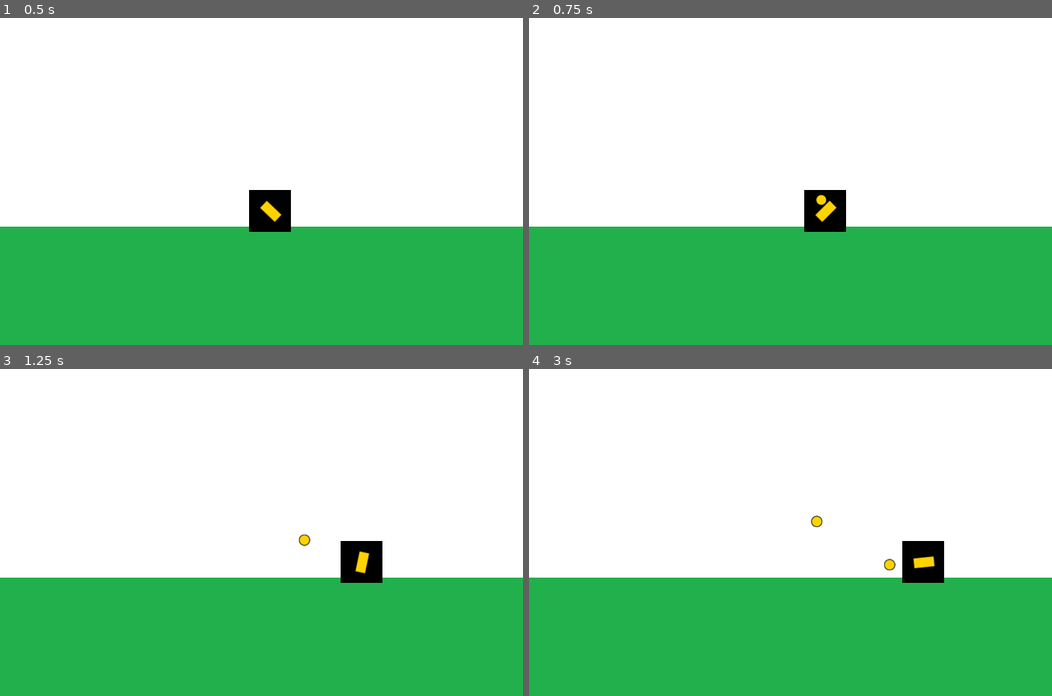
Above: before the commit, frames 1-4 (two rows, left to right).
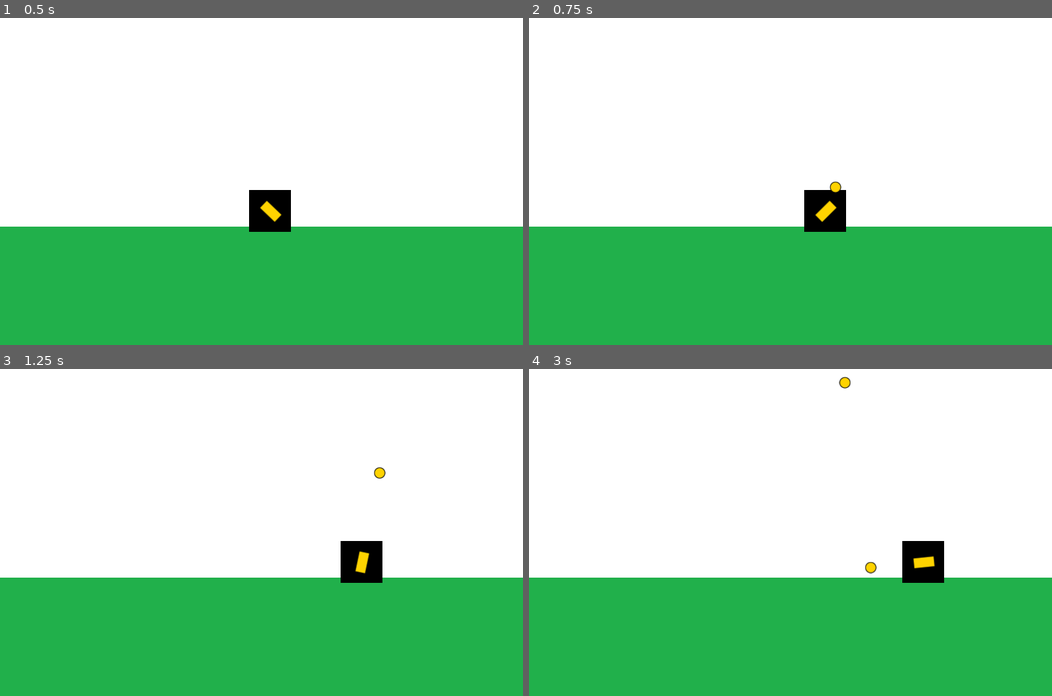
Above: after the commit, the same moments.

Repository: lautarolaghezza/intopv
Game: Godot game, scene res://Main.tscn
Two runs of this game, one before a commit and one after it. Both use one fixed random seed, a clock stepped at 60 frames per second and the inputs below.
Inputs (mouse positions are in pixels of both pictures, inside the frame that each line leads up to):
- Up to frame 1 (0.5 s): no input
- Up to frame 2 (0.75 s): tap Enter at 0.5 s; move the mouse to (905, 129) at 0.52 s; hold D (move_right) from 0.53 s (still down); click (905, 129) at 0.6 s
- Up to frame 3 (1.25 s): keep holding D (move_right)
- Up to frame 4 (3 s): move the mouse to (685, 519) at 1.27 s; release D (move_right) at 1.28 s; hold A (move_left) 1.28-2.03 s; click (685, 519) at 1.35 s; move the mouse to (842, 414) at 2.02 s; hold D (move_right) from 2.03 s (still down); click (842, 414) at 2.1 s; move the mouse to (764, 578) at 2.77 s; click (764, 578) at 2.85 s

Frame 1 is identical in both runs. In frame 2, 0.1% of the frame differs, in the area x 54-60%, y 50-58%; in frame 3, 0.1%; in frame 4, 0.3%, in the area x 53-71%, y 2-63%.

Commit message:
modifiaciones

Diff:
--- a/desafio - clase 3/entities/player/Arm.gd
+++ b/desafio - clase 3/entities/player/Arm.gd
@@ -8,5 +8,6 @@
 
 func fire():
 	var new_projectile = projectile_scene.instance()
+	var fire_direction = (fire_position.global_position - global_position).normalized()
 	container.add_child(new_projectile)
-	new_projectile.initialize((fire_position.global_position - global_position).normalized(), fire_position.global_position)
+	new_projectile.initialize(fire_direction, fire_position.global_position)
--- a/desafio - clase 3/entities/player/PlayerProjectile.tscn
+++ b/desafio - clase 3/entities/player/PlayerProjectile.tscn
@@ -4,6 +4,7 @@
 [ext_resource path="res://assets/textures/proyectile_player.png" type="Texture" id=2]
 
 [node name="PlayerProjectile" instance=ExtResource( 1 )]
+speed = 300.0
 
 [node name="Sprite" parent="." index="0"]
 texture = ExtResource( 2 )
